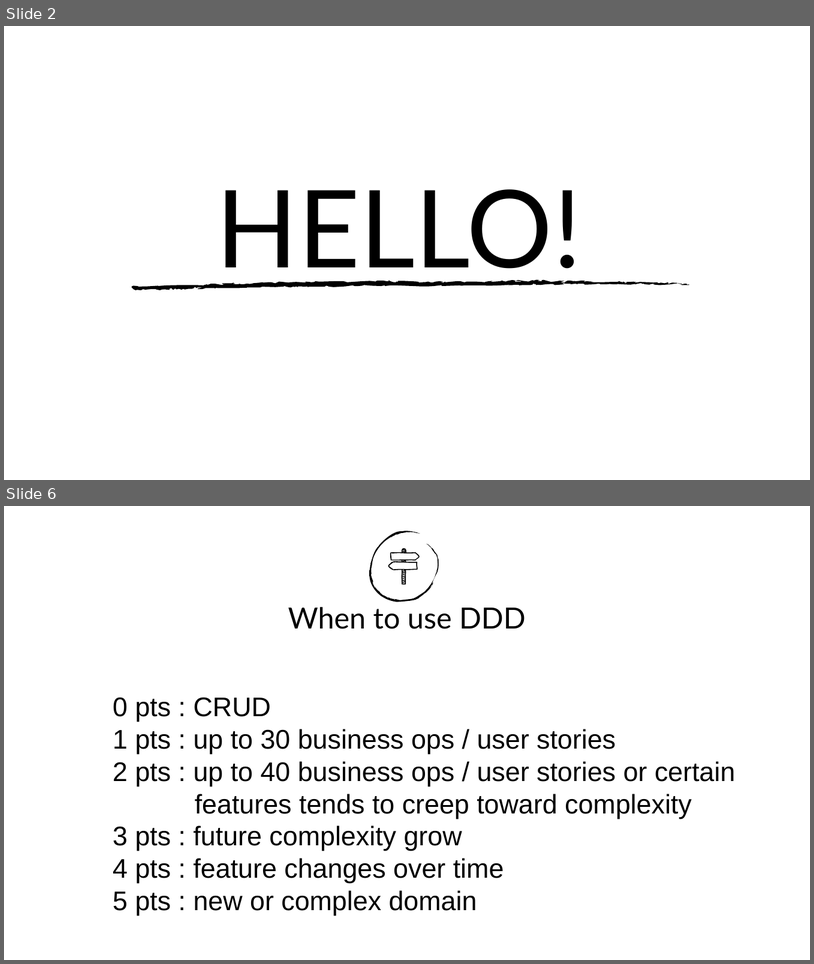
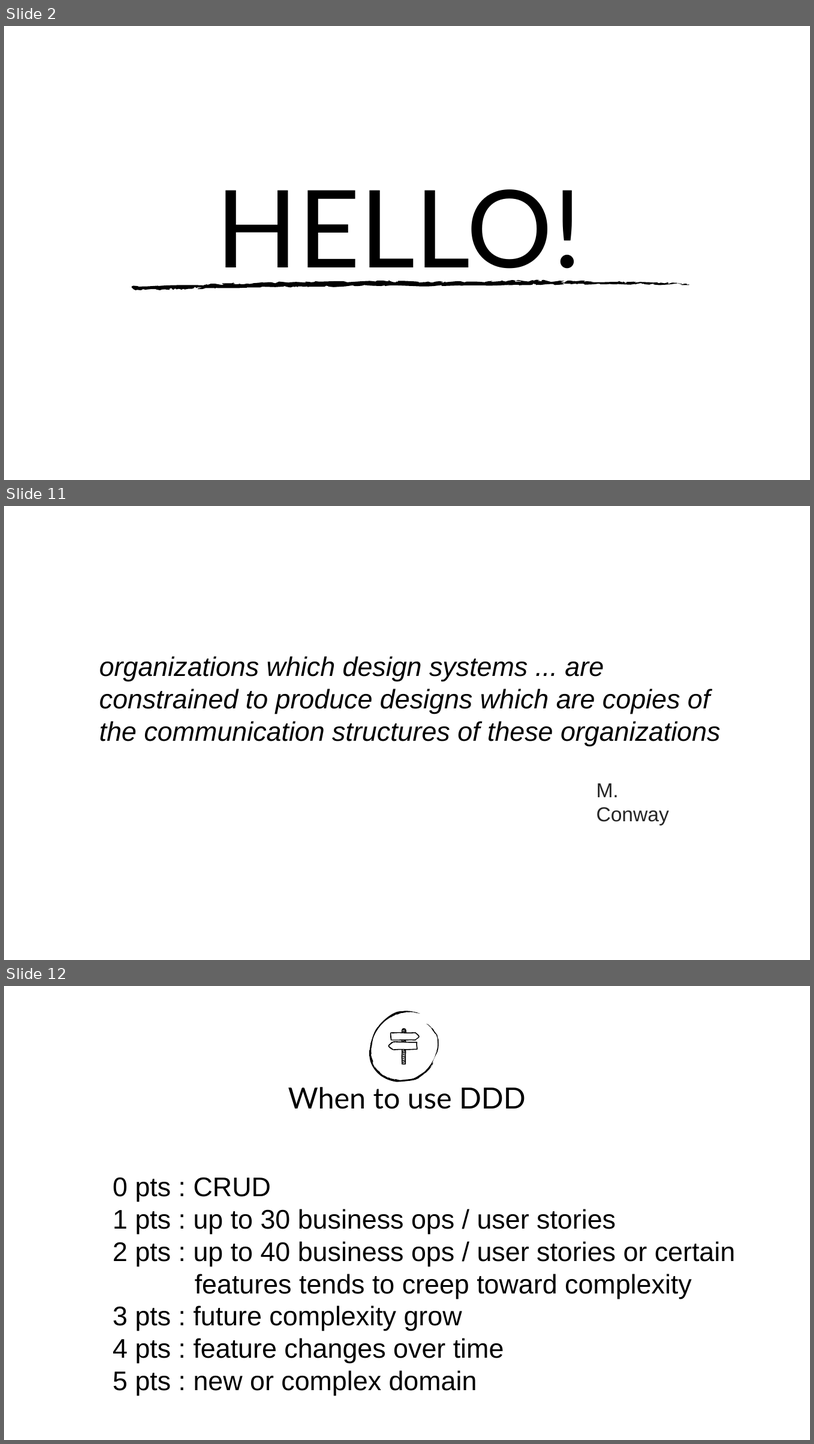
Before and after one commit to Elders/be-a-better-dev, a slide deck: Presentations/DomainDrivenDesign/DDD-Introduction.pptx. Shown one above the other, each under a label of ours: slides 2 and 6 before the commit, slides 2, 11 and 12 after it; the slides between them are not shown. The pictures are 814x964 and 814x1444 pixels, drawn with LibreOffice and Linux fonts; fonts in the diff are those of the drawing; background and template pictures are left out. Boxes give left, top, right and bottom in pixels: in the first picture for what was removed or moved away, otherwise in the second. Text is boxed around its words. In the diff, an @@ line names an element or a change of style, - is before the commit and + after.

```diff
--- a/Presentations/DomainDrivenDesign/DDD-Introduction.pptx
+++ b/Presentations/DomainDrivenDesign/DDD-Introduction.pptx
@@ slide 11 added at (x1=4, y1=506, x2=810, y2=960), background picture (left out) @@
@@ text added at (x1=99, y1=656, x2=720, y2=746), 24 pt, text #000000, italic @@
+organizations which design systems ... are constrained to produce designs which are copies of the communication structures of these organizations
@@ text added at (x1=597, y1=783, x2=669, y2=825), 18 pt, text #252525 @@
+M. Conway
@@ what was slide 6 is now slide 12 @@
```
Also in this commit, not shown: 3 slides changed, 5 other slides added, 3 other files.
